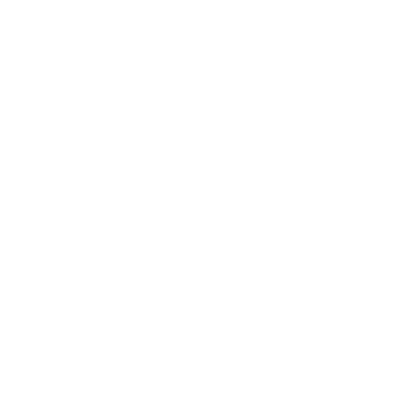
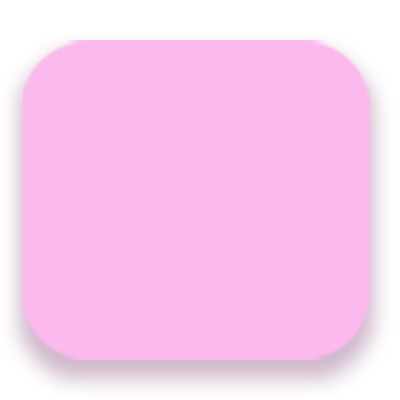
The second 400×400 image is a revision of the first. Changes to its layers:
showed "Layer 3" over [23, 40, 370, 360]
showed "feedButton" (2nd of 2) over [61, 144, 340, 274]
